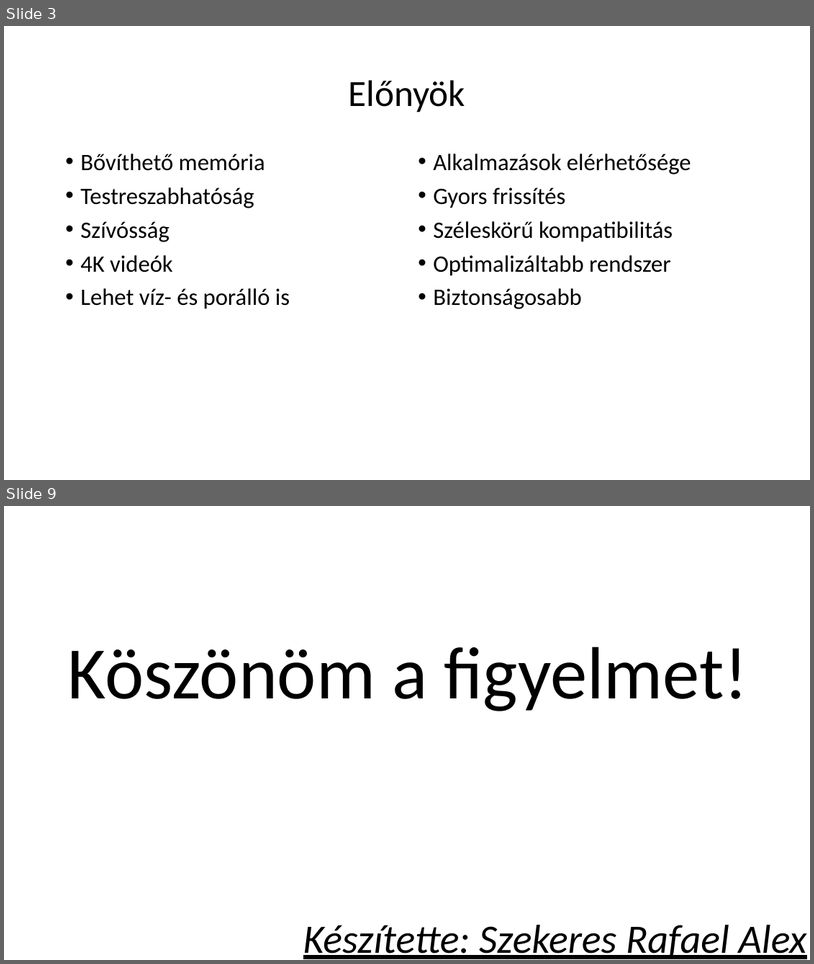
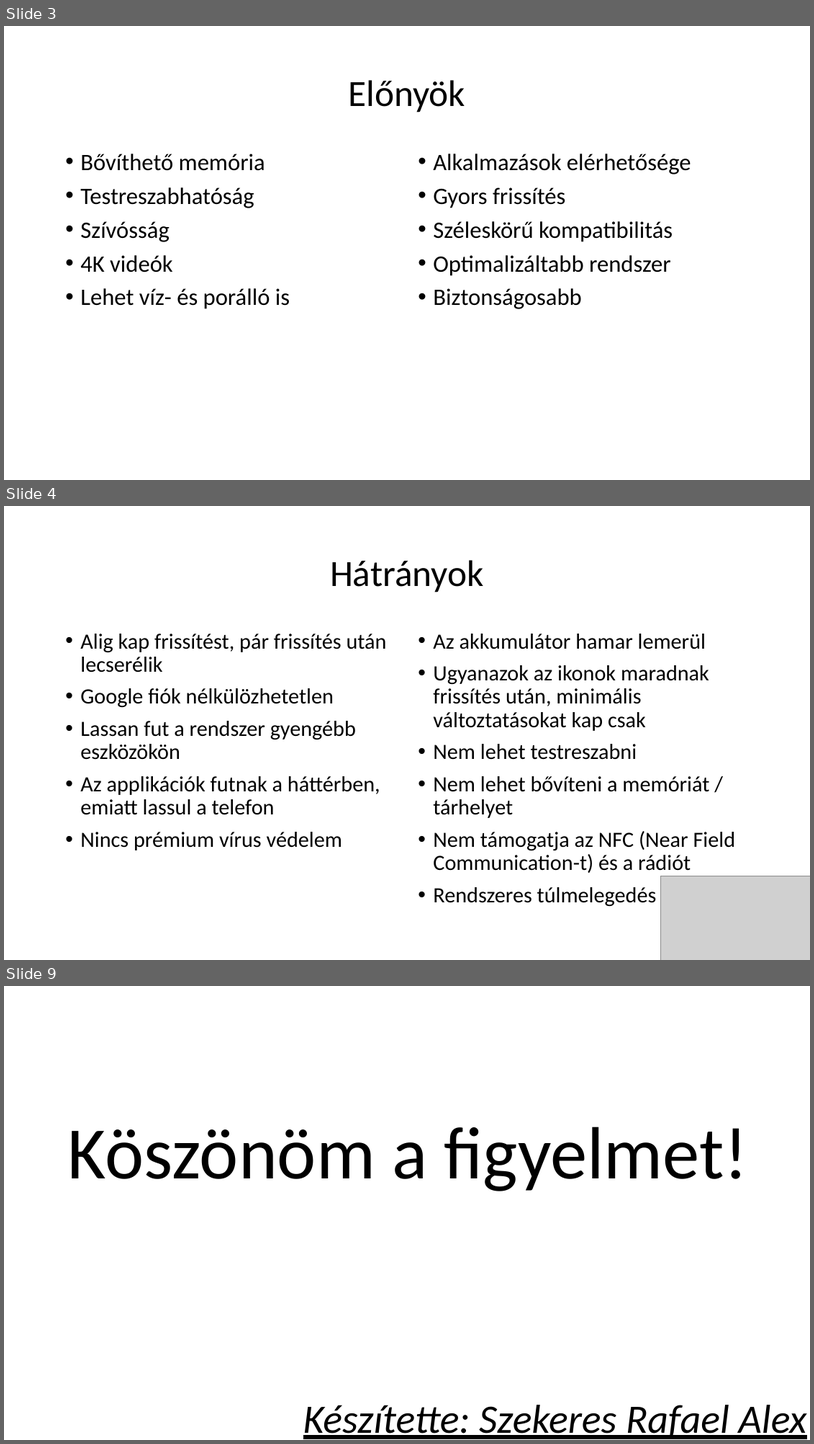
Before and after one commit to RafaelAlex123/ikt-szakmai-ppt, a slide deck: ikt powerpoint.pptx. Shown one above the other, each under a label of ours: slides 3 and 9 before the commit, slides 3, 4 and 9 after it; the slides between them are not shown. The pictures are 814x964 and 814x1444 pixels, drawn with LibreOffice and Linux fonts; fonts in the diff are those of the drawing; grey boxes stand for pictures. Boxes give left, top, right and bottom in pixels: in the first picture for what was removed or moved away, otherwise in the second. Text is boxed around its words. In the diff, an @@ line names an element or a change of style, - is before the commit and + after.

Commit message:
órai feladat commitolása, már csak animáció kell

```diff
--- a/ikt powerpoint.pptx
+++ b/ikt powerpoint.pptx
@@ slide 4 added at (x1=4, y1=506, x2=810, y2=960), background #FFFFFF @@
@@ title added at (x1=330, y1=560, x2=484, y2=592), 44 pt, text #000000 @@
+Hátrányok
@@ text added at (x1=80, y1=633, x2=387, y2=850), 25.9 pt, text #000000 @@
+• Alig kap frissítést, pár frissítés után lecserélik
+• Google fiók nélkülözhetetlen
+• Lassan fut a rendszer gyengébb eszközökön
+• Az applikációk futnak a háttérben, emiatt lassul a telefon
+• Nincs prémium vírus védelem
@@ text added at (x1=433, y1=633, x2=736, y2=906), 25.9 pt, text #000000 @@
+• Az akkumulátor hamar lemerül
+• Ugyanazok az ikonok maradnak frissítés után, minimális változtatásokat kap csak
+• Nem lehet testreszabni
+• Nem lehet bővíteni a memóriát / tárhelyet
+• Nem támogatja az NFC (Near Field Communication-t) és a rádiót
+• Rendszeres túlmelegedés
@@ picture added at (x1=661, y1=876, x2=810, y2=960) @@
```
Also in this commit, not shown: 4 slides changed, 1 slide removed.
